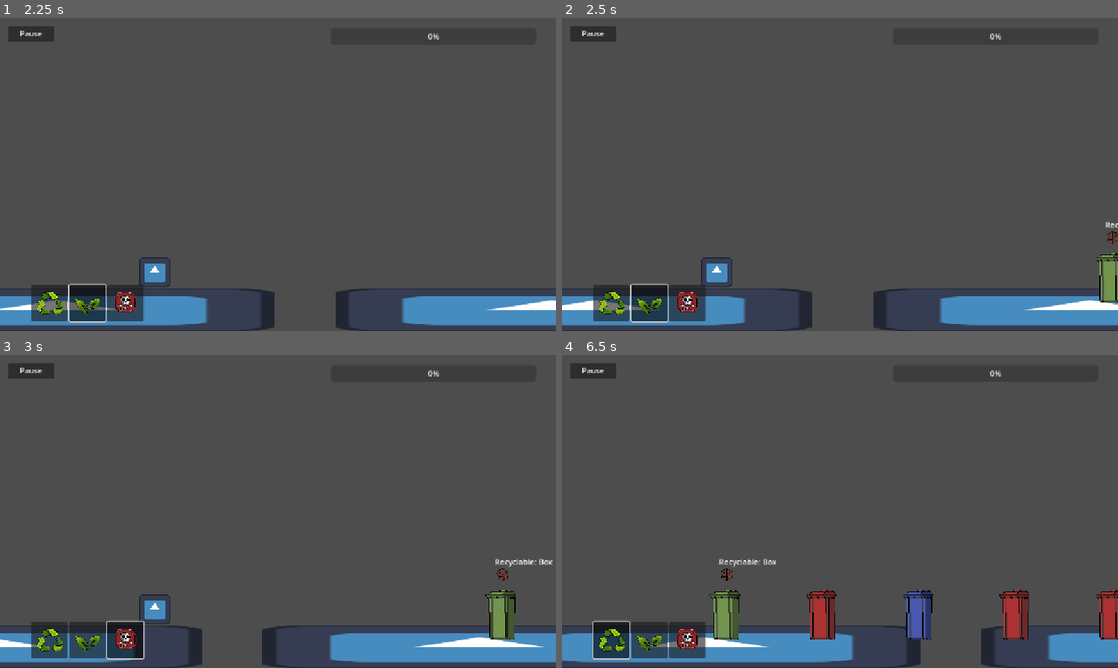
Above: before the commit, frames 1-4 (two rows, left to right).
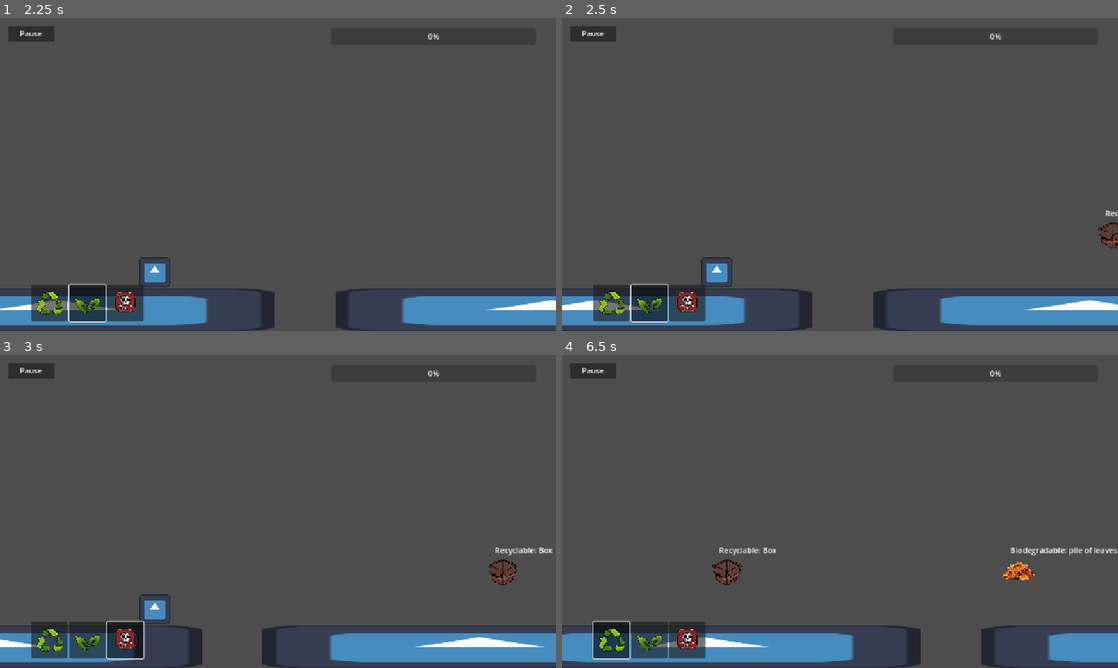
Above: after the commit, the same moments.

Repository: wends05/trash-trek
Game: Godot game, scene res://scenes/MainMenu.tscn
Two runs of this game, one before a commit and one after it. Both use one fixed random seed, a clock stepped at 60 frames per second and the inputs below. The engine's default icon, where the game draws it, is replaced by a stand-in: a white triangle on a blue panel in a dark square.
Inputs (mouse positions are in pixels of both pictures, inside the frame that each line leads up to):
- Up to frame 1 (2.25 s): click "Start" at 0.5 s; click (50, 302) at 1.25 s; click (88, 302) at 2 s
- Up to frame 2 (2.5 s): no input
- Up to frame 3 (3 s): click (127, 639) at 2.75 s
- Up to frame 4 (6.5 s): click (612, 639) at 3.5 s; click (650, 639) at 4.25 s; click (689, 639) at 5 s; click (612, 639) at 5.75 s

Frame 1 is identical in both runs. In frame 2, 0.7% of the frame differs, in the area x 96-100%, y 61-91%; in frame 3, 1.1%; in frame 4, 4.0%, in the area x 26-100%, y 61-91%.

Commit message:
updated logic for spawning trash bins and trash. increased size of trash

Diff:
--- a/scenes/terrains/Terrain2.tscn
+++ b/scenes/terrains/Terrain2.tscn
@@ -25,7 +25,7 @@
 
 [node name="StaticBody2D" type="StaticBody2D" parent="."]
 collision_layer = 2
-collision_mask = 5
+collision_mask = 13
 
 [node name="Sprite2D" type="Sprite2D" parent="StaticBody2D"]
 position = Vector2(144, 612)
@@ -39,7 +39,7 @@
 [node name="StaticBody2D2" type="StaticBody2D" parent="."]
 position = Vector2(0, 2)
 collision_layer = 2
-collision_mask = 5
+collision_mask = 13
 
 [node name="Sprite2D" type="Sprite2D" parent="StaticBody2D2"]
 position = Vector2(698.5, 613)
@@ -53,7 +53,7 @@
 [node name="TrashDetectors" type="Node2D" parent="."]
 
 [node name="Ground" type="Area2D" parent="TrashDetectors"]
-collision_layer = 0
+collision_layer = 2
 collision_mask = 12
 script = ExtResource("3_x1ouo")
 ground_y_above = 496
@@ -68,7 +68,7 @@
 shape = SubResource("RectangleShape2D_x1ouo")
 
 [node name="Gap" type="Area2D" parent="TrashDetectors"]
-collision_layer = 0
+collision_layer = 2
 collision_mask = 12
 script = ExtResource("3_x1ouo")
 ground_y_above = 496
--- a/scenes/trash.tscn
+++ b/scenes/trash.tscn
@@ -11,9 +11,9 @@
 
 [node name="Label" type="Label" parent="."]
 offset_left = -16.0
-offset_top = -32.0
+offset_top = -56.0
 offset_right = 24.0
-offset_bottom = -9.0
+offset_bottom = -33.0
 
 [node name="Area" type="Area2D" parent="."]
 collision_layer = 4
@@ -25,8 +25,8 @@
 debug_color = Color(7.70092e-07, 0.317908, 0.37484, 0.42)
 
 [node name="Sprite2D" type="Sprite2D" parent="Area"]
-position = Vector2(-0.125001, 5.625)
-scale = Vector2(0.110026, 0.117839)
+position = Vector2(0, 1.90735e-06)
+scale = Vector2(0.25, 0.25)
 texture = ExtResource("2_exrr5")
 
 [connection signal="area_entered" from="Area" to="." method="_on_area_area_entered"]
--- a/scenes/trash_spawner.tscn
+++ b/scenes/trash_spawner.tscn
@@ -6,5 +6,3 @@
 script = ExtResource("1_nrx2f")
 
 [node name="TrashTimer" type="Timer" parent="."]
-
-[node name="TrashBinTimer" type="Timer" parent="."]
--- a/scripts/ground_area.gd
+++ b/scripts/ground_area.gd
@@ -9,8 +9,8 @@
 func _ready() -> void:
 	pass
 
-func bring_trash_above(trash: Node2D):
+func bring_trash_above(trash: Node2D, offset: int):
 	if trash is TrashBin:
-		trash.position.y = ground_y_below
+		trash.position.y = ground_y_below - offset
 		return
 	trash.position.y = [ground_y_above, ground_y_below].pick_random() if not is_gap else ground_y_above
--- a/scripts/trash.gd
+++ b/scripts/trash.gd
@@ -35,4 +35,4 @@
 
 func _on_area_area_entered(area: Area2D) -> void:
 	if area is GroundArea:
-		area.bring_trash_above(self)
+		area.bring_trash_above(self, 0)
--- a/scripts/trash_bin.gd
+++ b/scripts/trash_bin.gd
@@ -15,4 +15,4 @@
 
 func _on_area_area_entered(area: Area2D) -> void:
 	if area is GroundArea:
-		area.bring_trash_above(self)
+		area.bring_trash_above(self, 25)
--- a/scripts/trash_spawner.gd
+++ b/scripts/trash_spawner.gd
@@ -4,7 +4,9 @@
 
 @export var terrain_manager: TerrainManager
 @onready var trash_timer: Timer = $TrashTimer
-@onready var trash_bin_timer: Timer = $TrashBinTimer
+var trash_count = 0
+var trash_countdown = 4
+
 
 func create_trash():
 	var trash: Trash = preload("res://scenes/trash.tscn").instantiate()
@@ -16,13 +18,19 @@
 	trash.global_position.y = 632
 	trash.terrain_manager = terrain_manager
 
-
 	add_child(trash)
-	trash_timer.start(5)
+	var random_timer_time = randi_range(2,3)
+	trash_timer.start(random_timer_time)
 	await trash_timer.timeout
+	if trash_countdown == trash_count:
+		create_trash_bin()
+		trash_count = 0
+		trash_countdown = randi_range(0, 6)
+		return
+	trash_count += 1
 	create_trash()
 
-func create_trash_bins():
+func create_trash_bin():
 	var trash_bin: TrashBin = preload("res://scenes/TrashBin.tscn").instantiate()
 
 	var randtype = randi_range(0, 2)
@@ -33,10 +41,11 @@
 	trash_bin.terrain_manager = terrain_manager
 
 	add_child(trash_bin)
-	trash_bin_timer.start(1)
-	await trash_bin_timer.timeout
-	create_trash_bins()
+	var random_timer_time = randi_range(2,3)
+	trash_timer.start(random_timer_time)
+	await trash_timer.timeout
+	create_trash()
 
 func _ready() -> void:
+	trash_countdown = randi_range(2,4)
 	create_trash()
-	create_trash_bins()
